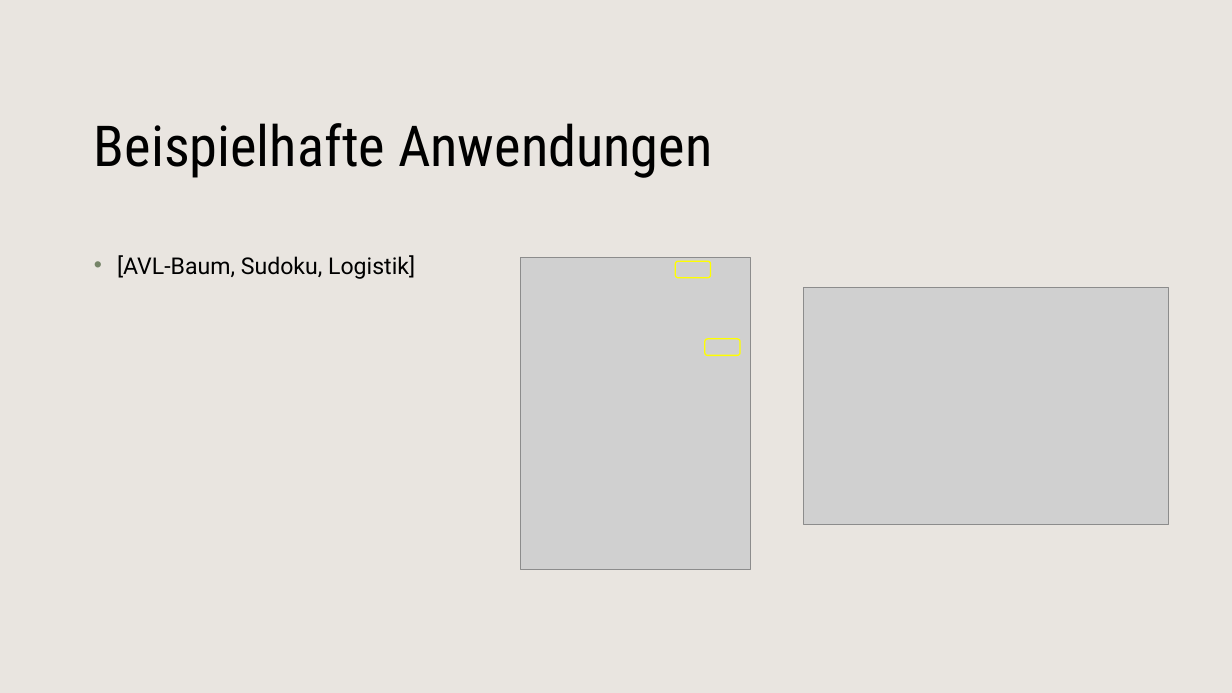
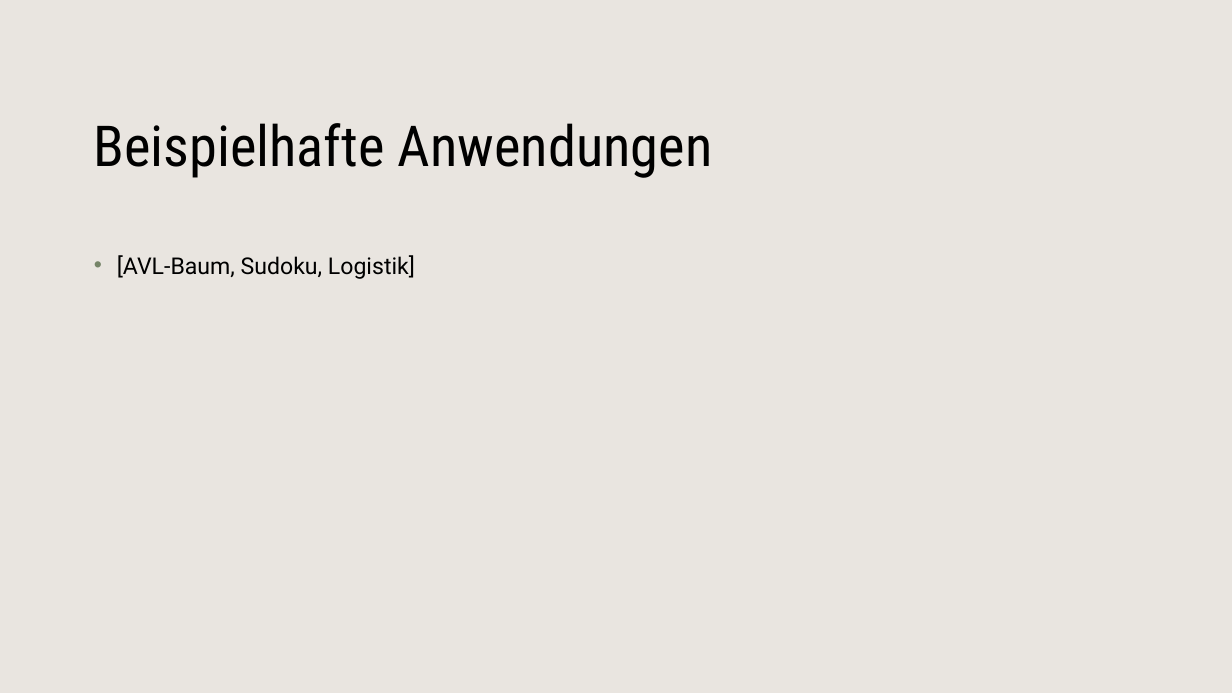
Before and after one commit to ZhRaL/MilitaryIdleGame, a slide deck: slide 3 of Skizzen/verteidigunspräsi.pptx. Drawn at 1232x693 pixels with LibreOffice and Linux fonts; fonts in the diff are those of the drawing; grey boxes stand for pictures; background and template pictures are left out. Boxes give left, top, right and bottom in pixels: in the first picture for what was removed or moved away, otherwise in the second. Text is boxed around its words. In the diff, an @@ line names an element or a change of style, - is before the commit and + after.

```diff
--- a/Skizzen/verteidigunspräsi.pptx
+++ b/Skizzen/verteidigunspräsi.pptx
@@ picture removed at (x1=521, y1=257, x2=751, y2=569) @@
@@ rounded rectangle removed at (x1=676, y1=262, x2=711, y2=278) @@
@@ picture removed at (x1=804, y1=287, x2=1169, y2=524) @@
@@ rounded rectangle removed at (x1=705, y1=339, x2=740, y2=356) @@
```
Also in this commit, not shown: 2 other slides changed, 10 slides added, 10 slides removed, 13 other files.
